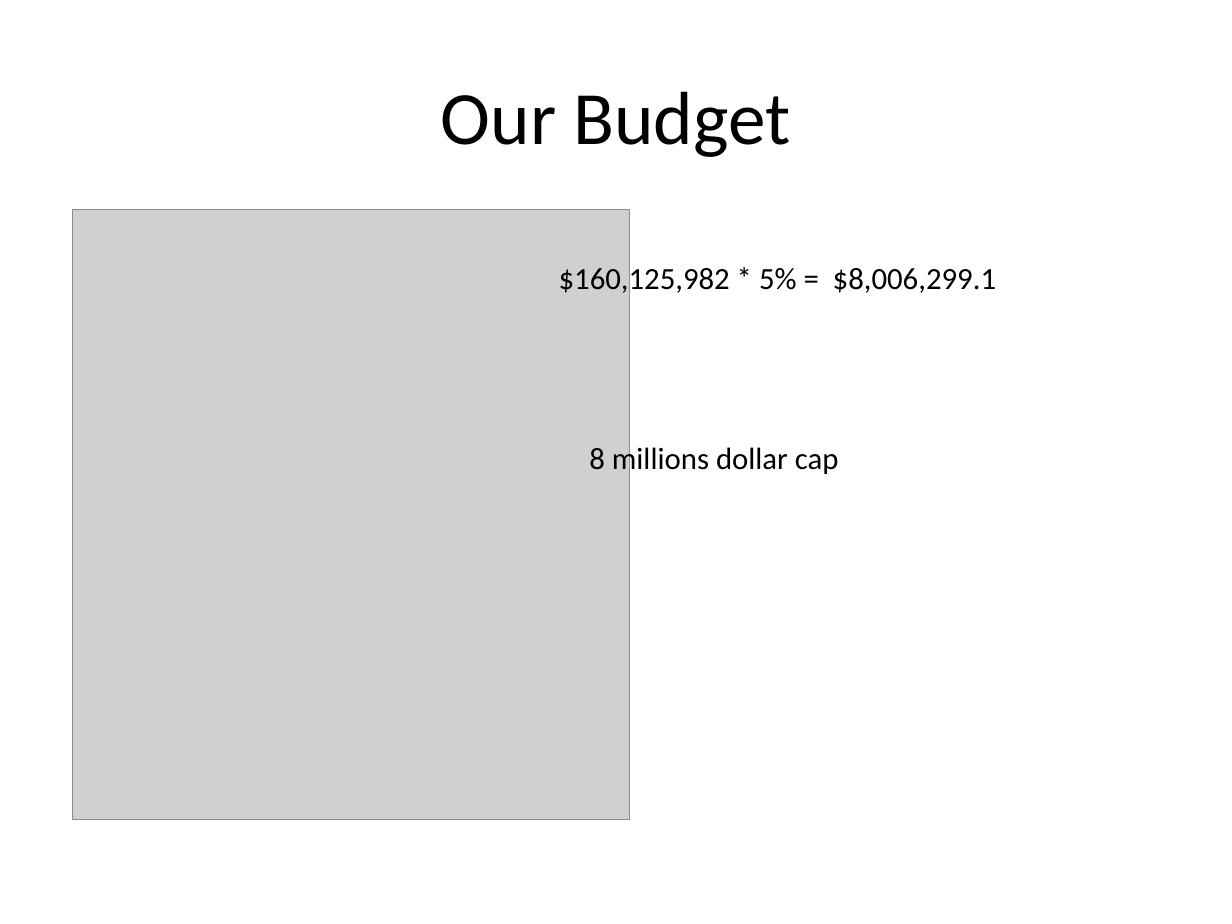
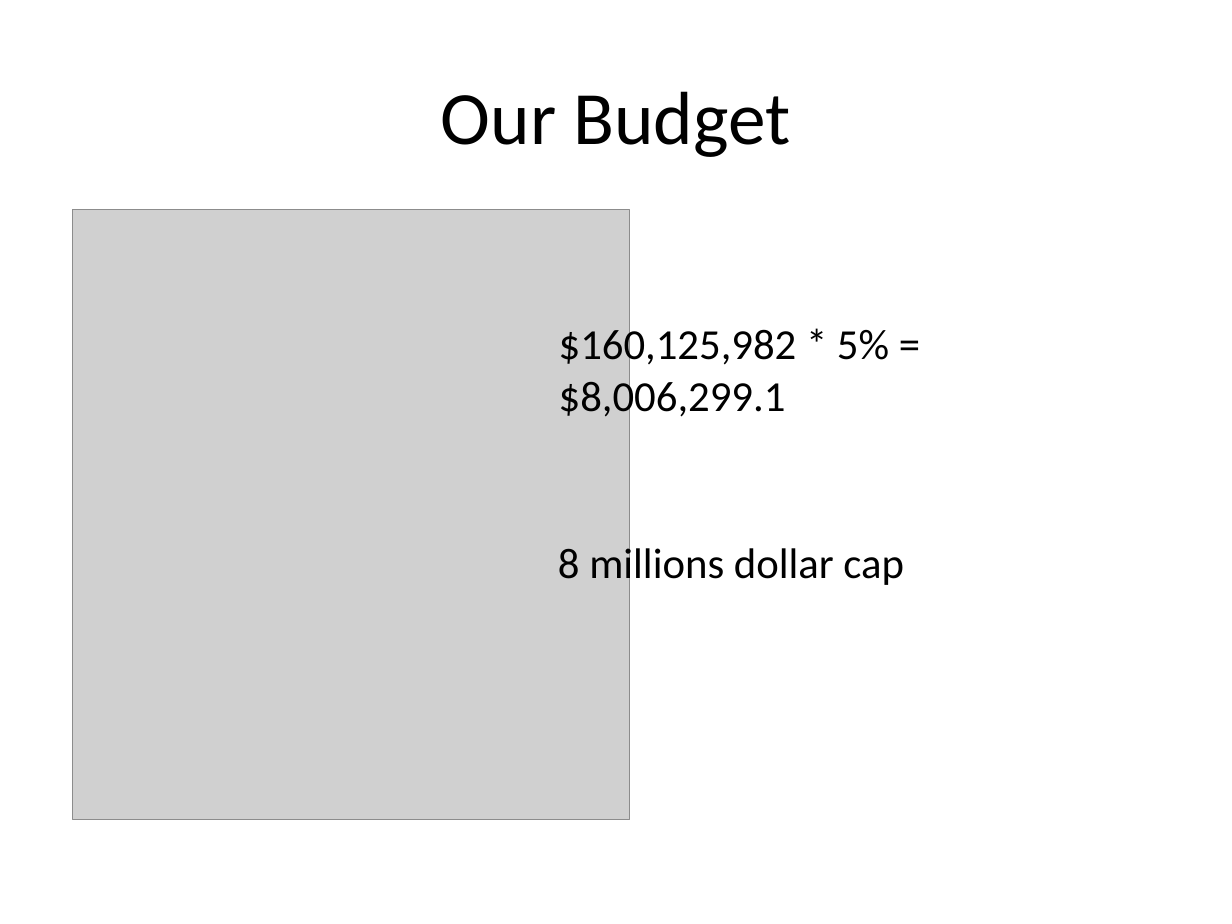
Before and after one commit to kaxi1111/SB, a slide deck: slide 5 of Final Research Presentation.pptx (slide 2 before the commit). Drawn at 1232x924 pixels with LibreOffice and Linux fonts; fonts in the diff are those of the drawing; grey boxes stand for pictures. Boxes give left, top, right and bottom in pixels: in the first picture for what was removed or moved away, otherwise in the second. Text is boxed around its words. In the diff, an @@ line names an element or a change of style, - is before the commit and + after.

```diff
--- a/Final Research Presentation.pptx
+++ b/Final Research Presentation.pptx
@@ text "$160,125,982 * 5% = $8,006,299.1": place and size @@
-text "$160,125,982 * 5% = $8,006,299.1" at [559,264,996,298]
+text "$160,125,982 * 5% = $8,006,299.1" at [559,324,889,422]
@@ text "$160,125,982 * 5% = $8,006,299.1" at [559,324,889,422]: size 18 to 25 pt @@
@@ text "8 millions dollar cap" at [558,543,904,589]: size 18 to 25 pt @@
@@ text "8 millions dollar cap": place and size @@
-text "8 millions dollar cap" at [589,443,839,477]
+text "8 millions dollar cap" at [558,543,904,589]
```
Also in this commit, not shown: 2 other slides changed, 9 slides added, 1 slide removed, 2 other files.
